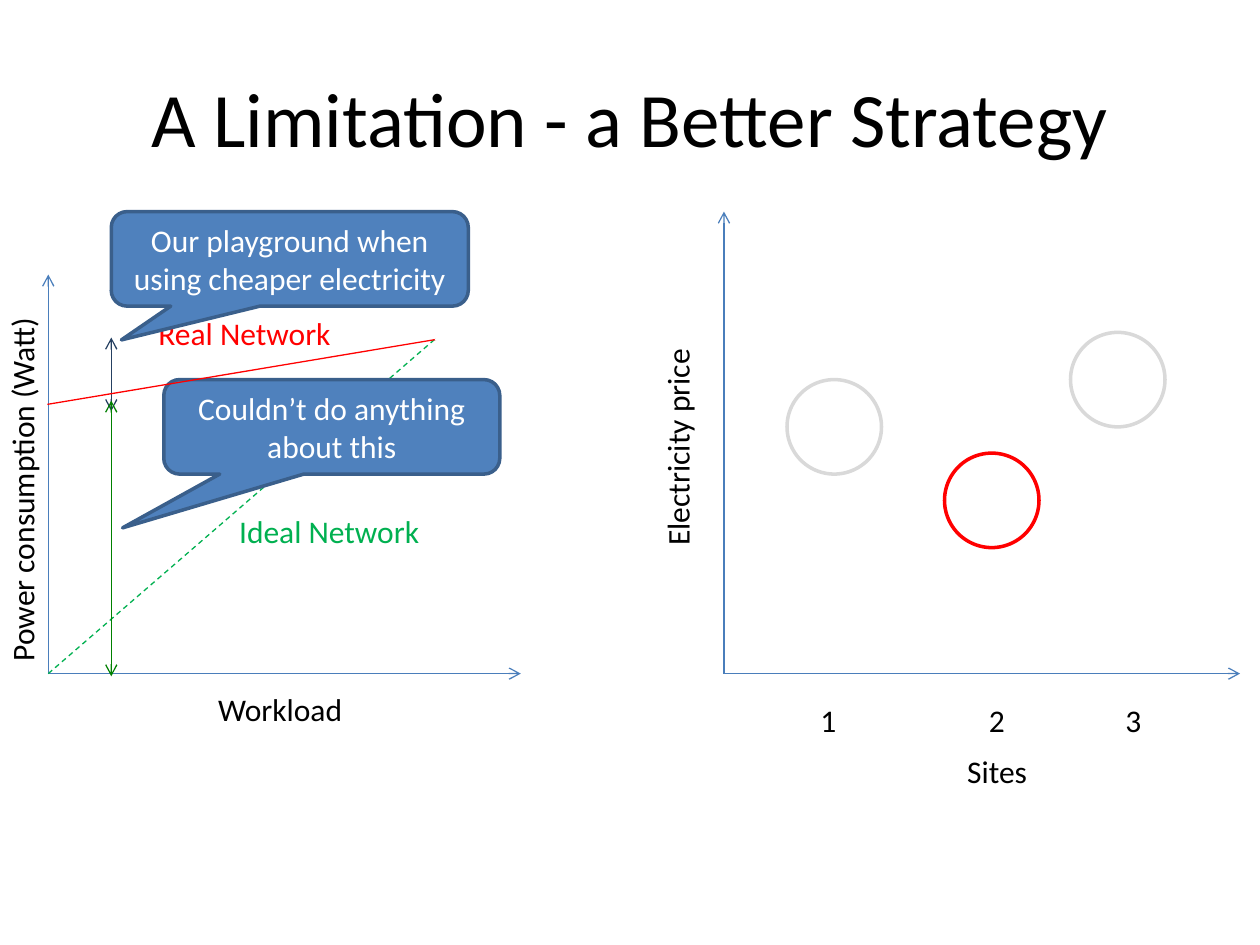
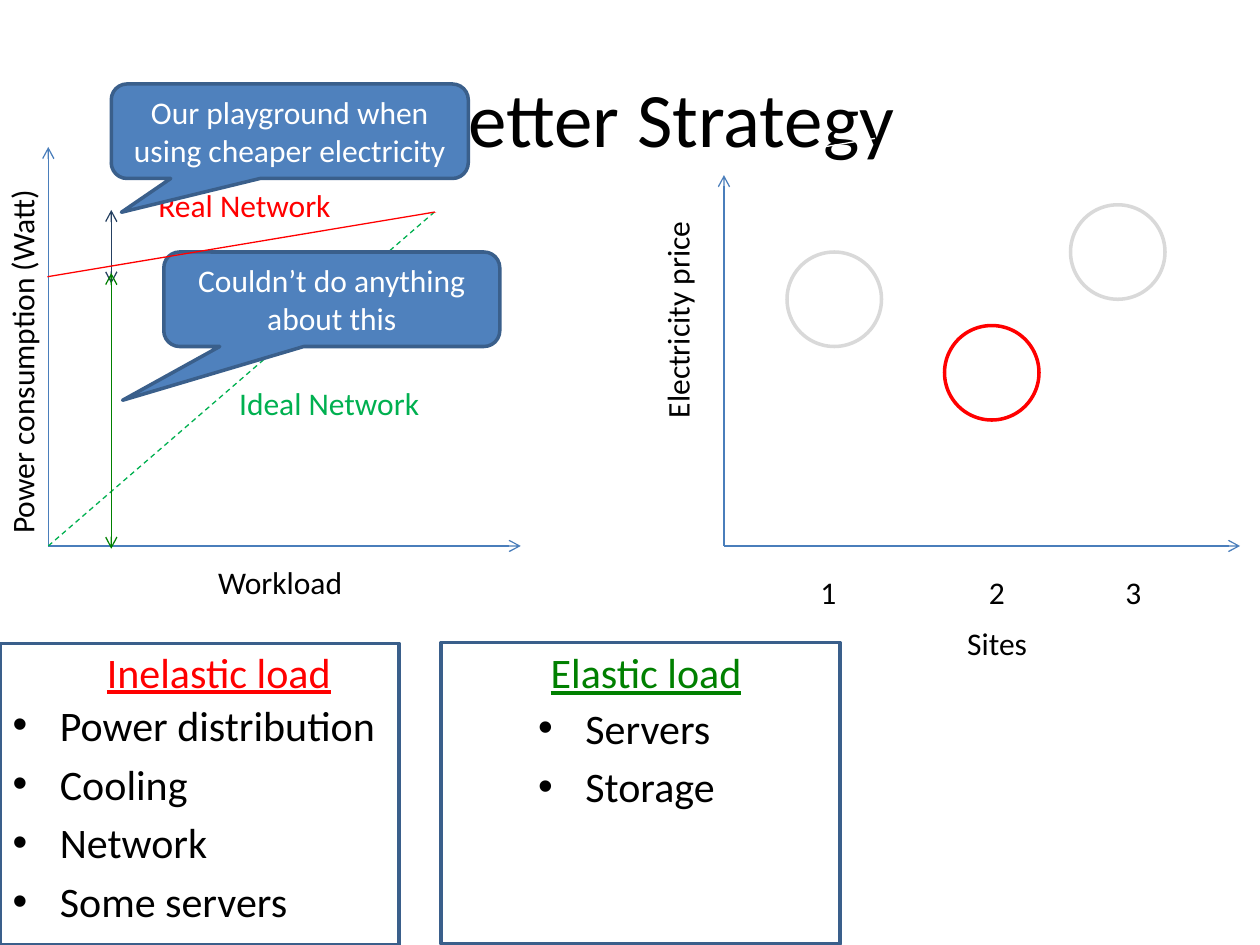
Before and after one commit to msaqib/Dissertation, a slide deck: slide 12 of RED-BLv2.pptx. Drawn at 1260x945 pixels with LibreOffice and Linux fonts; fonts in the diff are those of the drawing. Boxes give left, top, right and bottom in pixels: in the first picture for what was removed or moved away, otherwise in the second. Text is boxed around its words. In the diff, an @@ line names an element or a change of style, - is before the commit and + after.

```diff
--- a/RED-BLv2.pptx
+++ b/RED-BLv2.pptx
@@ title at box(365, 83, 894, 165): text changed @@
-A Limitation - a Better Strategy
+A Better Strategy
@@ arrow moved from (724, 674) - (724, 212) to (724, 546) - (724, 175) @@
@@ 7 texts, 2 lines, 1 rectangle, 1 rounded speech box, 1 ellipse: place and size @@
-7 texts, 2 lines, 1 rectangle, 1 rounded speech box, 1 ellipse at box(0, 266, 1141, 733)
+7 texts, 2 lines, 1 rectangle, 1 rounded speech box, 1 ellipse at box(0, 139, 1141, 605)
@@ 3 arrows, 2 double arrows, 2 ellipses, 1 rounded speech box, 1 text, 1 line: place and size @@
-3 arrows, 2 double arrows, 2 ellipses, 1 rounded speech box, 1 text, 1 line at box(48, 212, 1240, 784)
+3 arrows, 2 double arrows, 2 ellipses, 1 rounded speech box, 1 text, 1 line at box(48, 84, 1240, 656)
@@ rectangle added at box(0, 644, 399, 945), outline #3A5F8C 2 pt @@
@@ text added at box(107, 658, 331, 694), 24 pt, text #FF0000, underline @@
+Inelastic load
@@ rectangle added at box(441, 643, 840, 944), outline #3A5F8C 2 pt @@
@@ text added at box(551, 658, 741, 695), 24 pt, text #008000, underline @@
+Elastic load
@@ text added at box(60, 711, 375, 918), 24 pt, text #000000 @@
+• Power distribution
+• Cooling
+• Network
+• Some servers
@@ text added at box(585, 716, 714, 810), 24 pt, text #000000 @@
+• Servers
+• Storage
```
Also in this commit, not shown: 1 other slide changed, 1 slide added, 3 slides removed.
